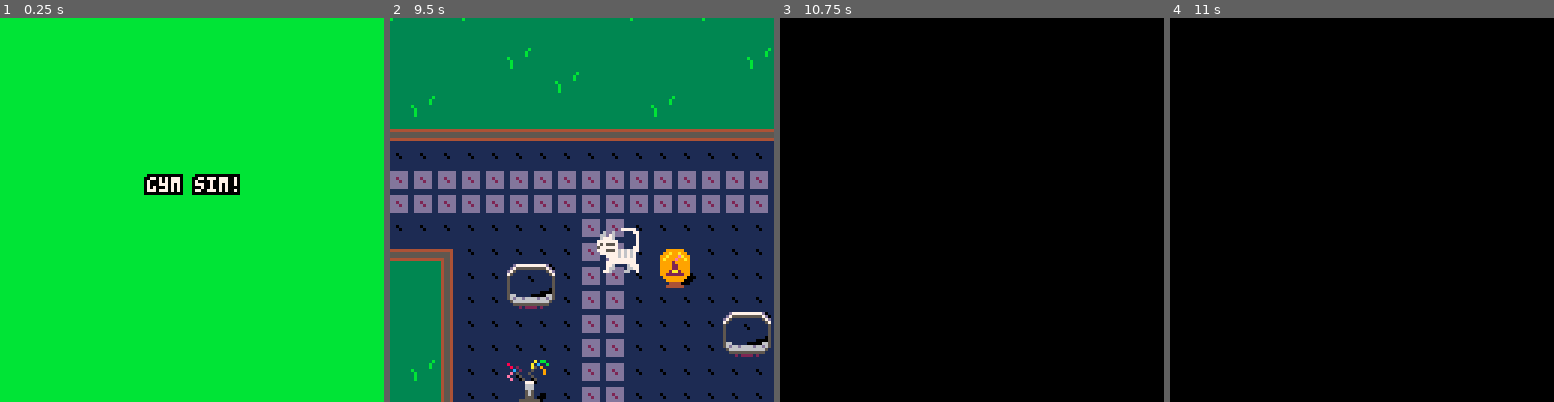
Above: before the commit, frames 1-4 (left to right).
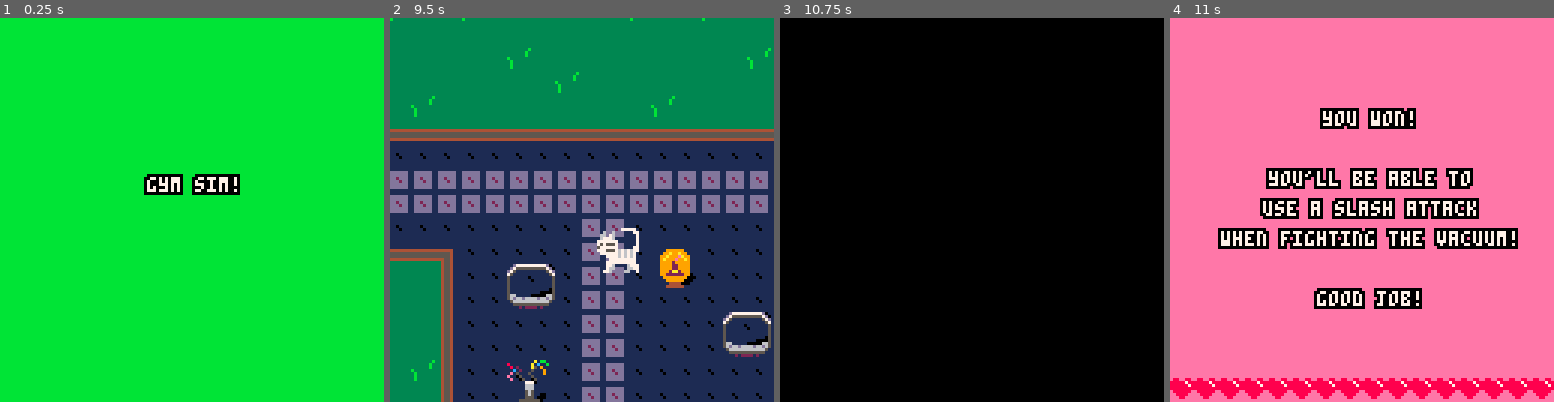
Above: after the commit, the same moments.

Repository: MarkNickerson/GymSim
Game: PICO-8 cartridge gymsim.p8
The game is run twice, just before and just after one commit, with the same random seed, the same clock (stepped at 60 frames per second) and the same inputs.
Inputs:
- Up to frame 1 (0.25 s): no input
- Up to frame 2 (9.5 s): tap X (X key) at 0.33, 1.07, 1.85, 2.97, 4.08, 5.2, 6.32, 7.43, 8.55 s; tap O (Z key) at 0.7, 1.7, 2.1, 2.5, 2.9, 3.3, 3.7, 4.1, 4.5, 4.9, 5.3, 5.7, 6.1, 6.5, 6.9, 7.3, 7.7, 8.1, 8.5, 8.9, 9.3 s; hold Right 1.6-2.1 s; hold Up 2.15-2.42 s; hold Right 2.47-3.03 s; hold Left 3.08-3.58 s; hold Down 3.63-3.97 s; hold Right 4.02-4.68 s; hold Up 4.73-5.03 s; hold Left 5.08-5.68 s; hold Down 5.73-6.03 s; hold Right 6.08-6.58 s; hold Right 6.63-7.13 s; hold Up 7.18-7.45 s; hold Right 7.5-8.07 s; hold Left 8.12-8.62 s; hold Down 8.67-9 s; hold Right from 9.05 s (still down)
- Up to frame 3 (10.75 s): tap X (X key) at 9.67 s; tap O (Z key) at 9.7, 10.1, 10.5 s; release Right at 9.72 s; hold Up 9.77-10.07 s; hold Left 10.12-10.72 s
- Up to frame 4 (11 s): hold Down from 10.77 s (still down); tap X (X key) at 10.78 s; tap O (Z key) at 10.9 s

Frames 1-3 are identical in both runs. In frame 4, 92% of the frame differs, in the area x 0-100%, y 0-100%.

Commit message:
skeleton for masher

Diff:
--- a/gymsim.p8
+++ b/gymsim.p8
@@ -25,7 +25,10 @@
   run_fail = 9,
   feather_intro = 10,
   feather_win = 11,
-  feather_fail = 12
+  feather_fail = 12,
+  masher_intro = 13,
+  masher_win = 14,
+  masher_fail = 15
 }
 
 boss_states = {
@@ -119,6 +122,8 @@
     update_feather()
   elseif state == game_states.runner then
     update_runner()
+  elseif state == game_states.masher then
+    update_masher()
   elseif state == game_states.gameover then
     update_gameover()
   elseif state == game_states.boss then
@@ -135,6 +140,12 @@
     update_feather_win()
   elseif state == game_states.feather_fail then
     update_feather_fail()
+  elseif state == game_states.masher_intro then
+    update_masher_intro()
+  elseif state == game_states.masher_win then
+    update_masher_win()
+  elseif state == game_states.masher_fail then
+    update_masher_fail()
   end
 end
 
@@ -148,6 +159,8 @@
     draw_feather()
   elseif state == game_states.runner then
     draw_runner()
+  elseif state == game_states.masher then
+    draw_masher()
   elseif state == game_states.gameover then
     draw_gameover()
   elseif state == game_states.boss then
@@ -164,6 +177,12 @@
     draw_feather_win()
   elseif state == game_states.feather_fail then
     draw_feather_fail()
+  elseif state == game_states.masher_intro then
+    draw_masher_intro()
+  elseif state == game_states.masher_win then
+    draw_masher_win()
+  elseif state == game_states.masher_fail then
+    draw_masher_fail()
   end
 end
 --------------------------------------------------------------------------------
@@ -244,7 +263,7 @@
     change_state(10)
   end
   if fget(h, 5) then -- mashing game
-    change_state(4)
+    change_state(13)
   end
   if fget(h, 4) then -- mashing game
     change_state(6)
@@ -492,9 +511,11 @@
   if timer == timermult then
     random_obj()
     if(show_feather == false) then
-      create_obs(trash,37, false)
+      --create_obs(trash,37, false)
+      create_obs(trash, 25, false)
     else
-      create_obs(trash,38, false)
+      --create_obs(trash,38, false)
+      create_obs(trash, 25, false)
     end
     timer = 0
   end
@@ -651,7 +672,141 @@
 -- end runner
 --------------------------------------------------------------------------------
 
-
+--------------------------------------------------------------------------------
+-- begin masher
+--------------------------------------------------------------------------------
+
+function masher_input()
+
+end
+
+function update_masher()
+  masher_input()
+  if btnp(5) then
+      change_state(14) -- change state to masher scene
+  end
+end
+
+function draw_masher()
+  cls()
+end
+
+function update_masher_intro()
+  if btnp(5) then
+      change_state(4) -- change state to masher scene
+  end
+end
+
+function draw_masher_intro()
+  cls()
+  camera(0, 0)
+  rectfill(0,0,screen_size,screen_size,12)
+  local text = "button mashing sim!"
+  write(text, text_x_pos(text), 30,7)
+  local text = "hone your scratching skills"
+  write(text, text_x_pos(text), 50,7)
+  local text = " use the left and right arrows"
+  write(text, text_x_pos(text), 60,7)
+  local text = " to defeat the evil"
+  write(text, text_x_pos(text), 75,7)
+  local text = " scratching post!"
+  write(text, text_x_pos(text), 85,7)
+  spr(20, 0, 120)
+  spr(20, 8, 120)
+  spr(20, 16, 120)
+  spr(20, 24, 120)
+  spr(20, 32, 120)
+  spr(20, 40, 120)
+  spr(20, 48, 120)
+  spr(20, 56, 120)
+  spr(20, 64, 120)
+  spr(20, 72, 120)
+  spr(20, 80, 120)
+  spr(20, 88, 120)
+  spr(20, 96, 120)
+  spr(20, 104, 120)
+  spr(20, 112, 120)
+  spr(20, 120, 120)
+end
+
+function update_masher_win()
+  if btnp(5) then
+      change_state(1) -- change state to gym scene
+  end
+end
+
+function draw_masher_win()
+  cls()
+  camera(0, 0)
+  rectfill(0,0,screen_size,screen_size,14)
+  local text = " you won!"
+  write(text, text_x_pos(text), 30,7)
+  local text = " you'll be able to"
+  write(text, text_x_pos(text), 50,7)
+  local text = " use a slash attack"
+  write(text, text_x_pos(text), 60,7)
+  local text = " when fighting the vacuum!"
+  write(text, text_x_pos(text), 70,7)
+  local text = " good job!"
+  write(text, text_x_pos(text), 90,7)
+  spr(22, 0, 120)
+  spr(22, 8, 120)
+  spr(22, 16, 120)
+  spr(22, 24, 120)
+  spr(22, 32, 120)
+  spr(22, 40, 120)
+  spr(22, 48, 120)
+  spr(22, 56, 120)
+  spr(22, 64, 120)
+  spr(22, 72, 120)
+  spr(22, 80, 120)
+  spr(22, 88, 120)
+  spr(22, 96, 120)
+  spr(22, 104, 120)
+  spr(22, 112, 120)
+  spr(22, 120, 120)
+end
+
+function update_masher_fail()
+  if btnp(5) then
+      change_state(1) -- change state to gym scene
+  end
+end
+
+function draw_masher_fail()
+  cls()
+  camera(0, 0)
+  rectfill(0,0,screen_size,screen_size,9)
+  local text = " you failed!"
+  write(text, text_x_pos(text), 30,7)
+  local text = " you'll have to hit"
+  write(text, text_x_pos(text), 50,7)
+  local text = " the gym more if you"
+  write(text, text_x_pos(text), 60,7)
+  local text = " want to beat the vacuum!"
+  write(text, text_x_pos(text), 70,7)
+  local text = " try again!"
+  write(text, text_x_pos(text), 90,7)
+  spr(23, 0, 120)
+  spr(23, 8, 120)
+  spr(23, 16, 120)
+  spr(23, 24, 120)
+  spr(23, 32, 120)
+  spr(23, 40, 120)
+  spr(23, 48, 120)
+  spr(23, 56, 120)
+  spr(23, 64, 120)
+  spr(23, 72, 120)
+  spr(23, 80, 120)
+  spr(23, 88, 120)
+  spr(23, 96, 120)
+  spr(23, 104, 120)
+  spr(23, 112, 120)
+  spr(23, 120, 120)
+end
+--------------------------------------------------------------------------------
+-- end masher
+--------------------------------------------------------------------------------
 
 --------------------------------------------------------------------------------
 -- begin game over
@@ -904,6 +1059,12 @@
     state = game_states.feather_win
   elseif game == 12 then
     state = game_states.feather_fail
+  elseif game == 13 then
+    state = game_states.masher_intro
+  elseif game == 14 then
+    state = game_states.masher_win
+  elseif game == 15 then
+    state = game_states.masher_fail
   end
 end
 
